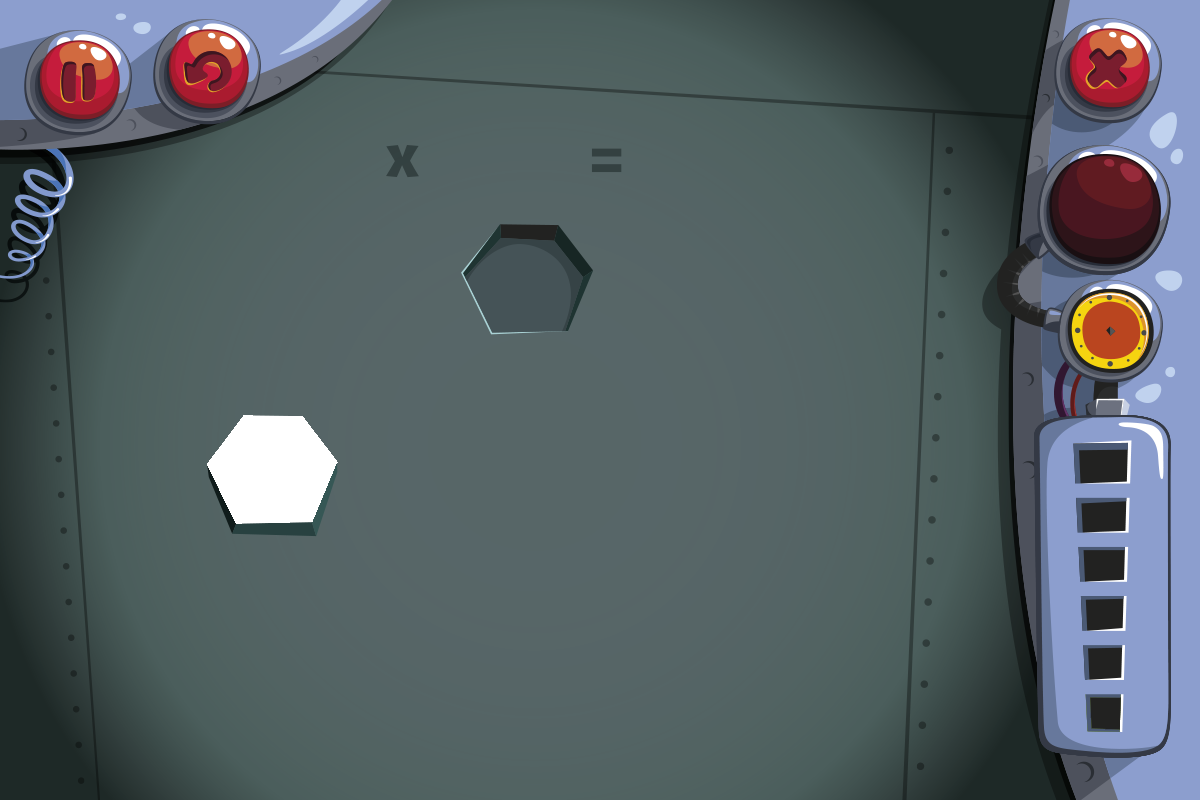
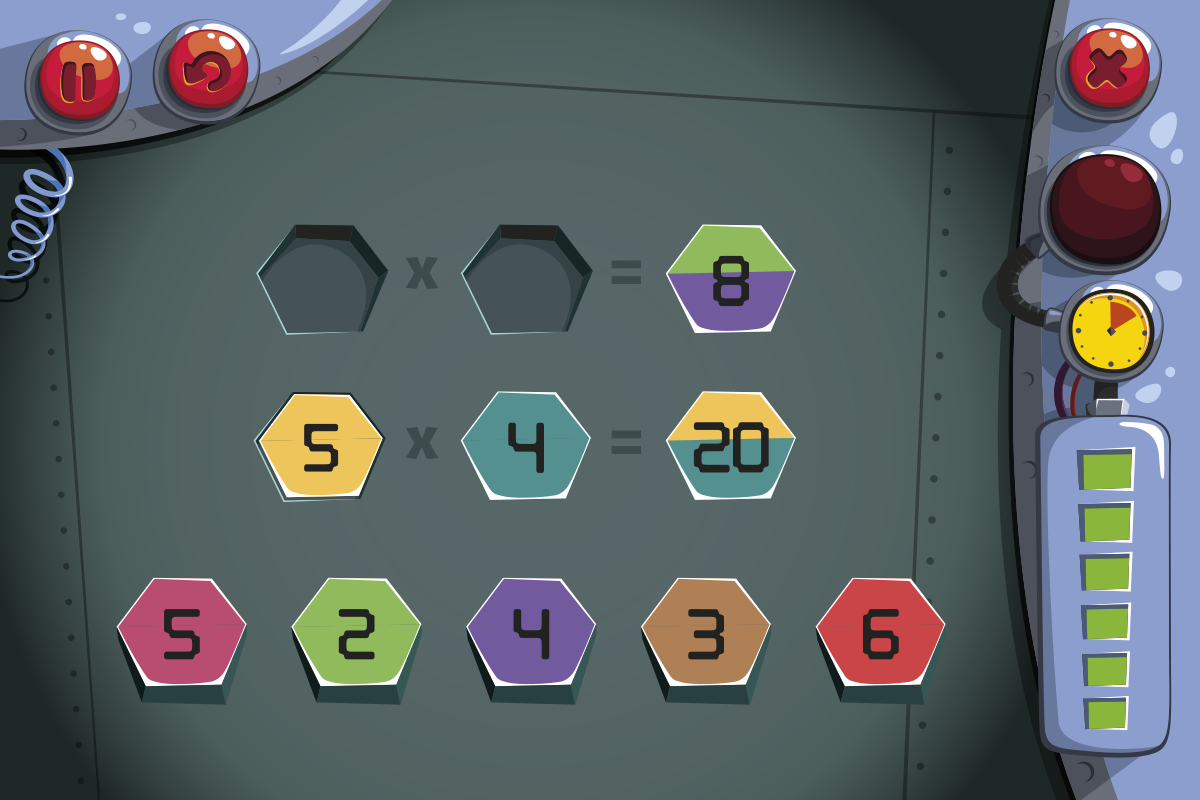
Comparing the layer stacks of the two 1200×800 images. Changes:
showed "preview", painted on it over [24, 18, 1172, 758]
painted on "ficha color 1" over [207, 415, 338, 465]
painted on "ficha color 2" over [207, 461, 337, 524]
painted on "reloj avance" over [1082, 301, 1141, 360]
removed layer "avance 0" over [1034, 415, 1171, 758]
removed layer "avance 1" over [1034, 415, 1171, 758]
removed layer "avance 2" over [1034, 415, 1171, 758]
removed layer "avance 3" over [1034, 415, 1171, 758]
removed layer "avance 4" over [1034, 415, 1171, 758]
removed layer "avance 5" over [1034, 415, 1171, 758]
removed layer "avance 6" over [1034, 415, 1171, 758]
added layer "avance cuadraditos" above "avance cuadradito" over [1083, 454, 1132, 729]
added layer "avance cuadradito" above "avance contenedor" over [1083, 454, 1132, 490]
added layer "avance contenedor" above "sirena off" over [1034, 415, 1171, 758]
